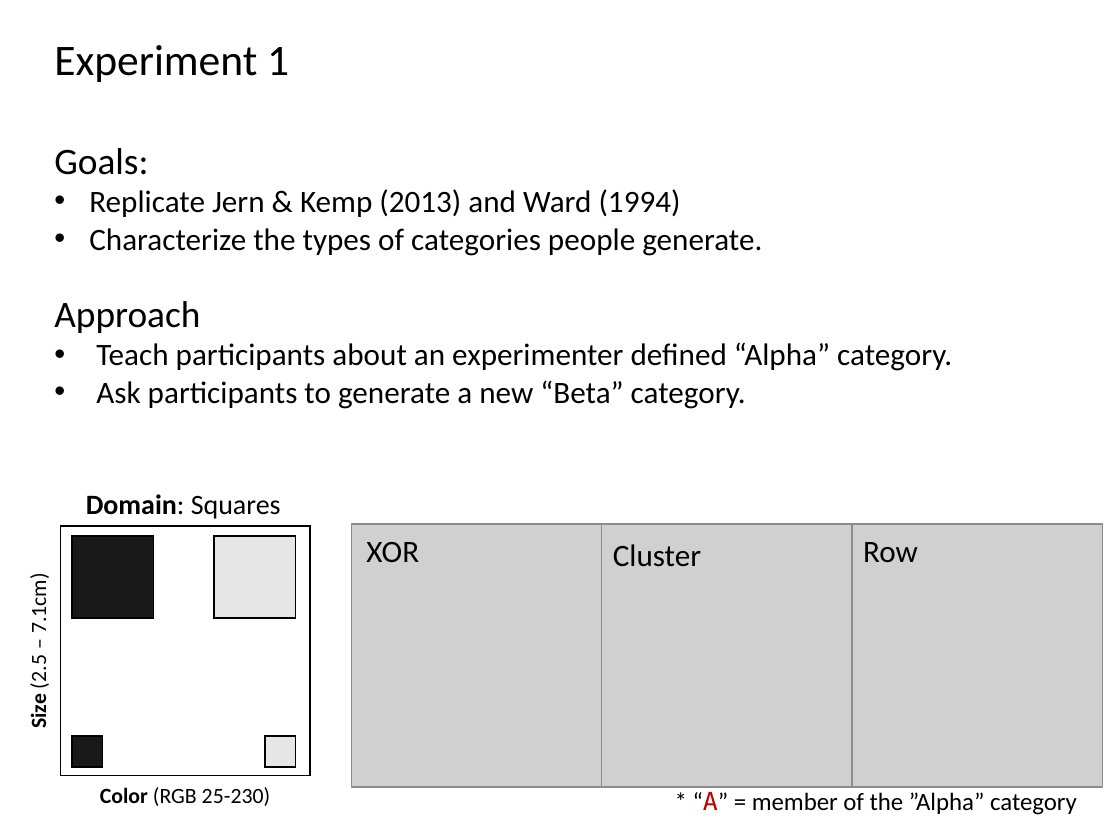
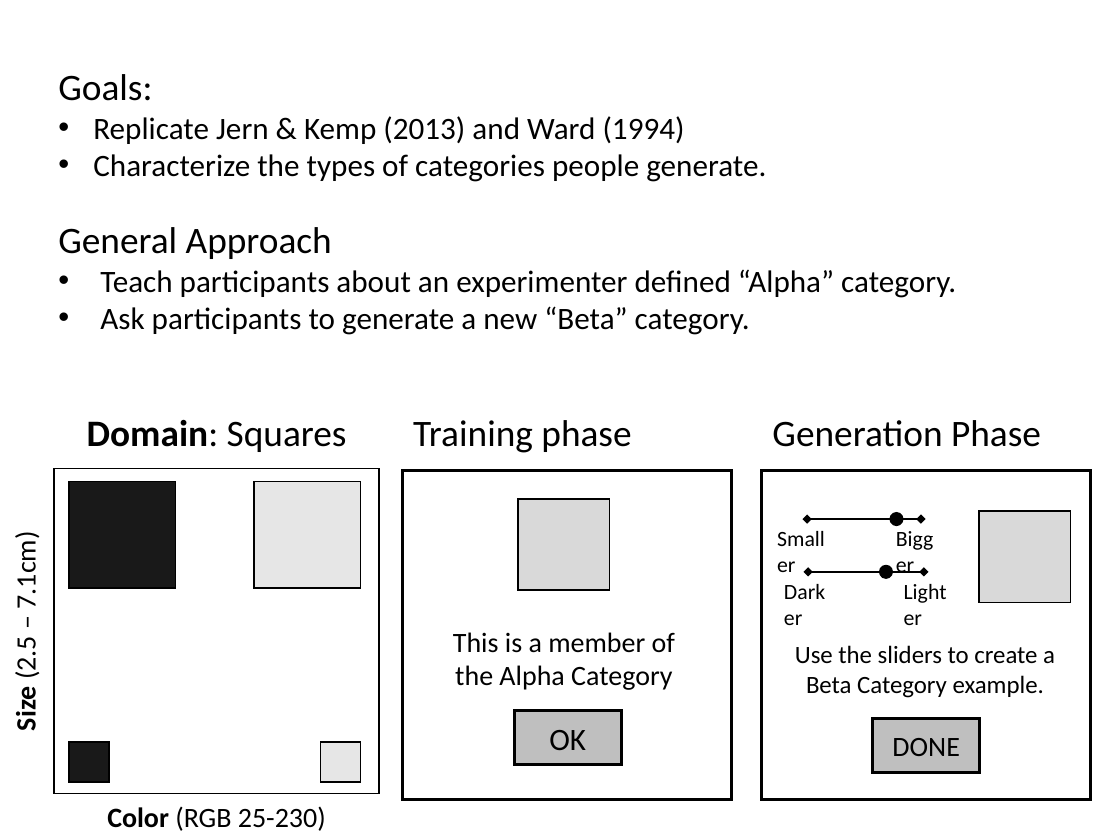
Before and after one commit to AusterweilLab/generating_categories, a slide deck: slide 15 of Presentations/ccn-bbag-march-2-2017.pptx. Drawn at 1120x840 pixels with LibreOffice and Linux fonts; fonts in the diff are those of the drawing; grey boxes stand for pictures. Boxes give left, top, right and bottom in pixels: in the first picture for what was removed or moved away, otherwise in the second. Text is boxed around its words. In the diff, an @@ line names an element or a change of style, - is before the commit and + after.

```diff
--- a/Presentations/ccn-bbag-march-2-2017.pptx
+++ b/Presentations/ccn-bbag-march-2-2017.pptx
@@ text "Goals:": place and size @@
-text "Goals:" at bbox=[54, 45, 952, 409]
+text "Goals:" at bbox=[58, 74, 956, 335]
@@ text at bbox=[54, 45, 289, 82]: paragraph removed @@
-Experiment 1
@@ text at bbox=[58, 227, 332, 259]: text changed @@
-Approach
+General Approach
@@ text "Domain: Squares": place and size @@
-text "Domain: Squares" at bbox=[86, 494, 281, 519]
+text "Domain: Squares" at bbox=[87, 419, 347, 452]
@@ text "Domain: Squares" at bbox=[87, 419, 347, 452]: size 18 to 24 pt @@
@@ text "Size (2.5 – 7.1cm)": place and size @@
-text "Size (2.5 – 7.1cm)" at bbox=[25, 581, 52, 728]
+text "Size (2.5 – 7.1cm)" at bbox=[9, 541, 43, 730]
@@ text "Size (2.5 – 7.1cm)" at bbox=[9, 541, 43, 730]: size 14 to 18 pt @@
@@ rectangle: place and size @@
-rectangle at bbox=[60, 526, 310, 776]
+rectangle at bbox=[54, 468, 379, 793]
@@ rectangle: place and size @@
-rectangle at bbox=[72, 536, 153, 618]
+rectangle at bbox=[69, 482, 176, 588]
@@ rectangle: place and size @@
-rectangle at bbox=[214, 536, 296, 618]
+rectangle at bbox=[254, 482, 361, 588]
@@ group added at bbox=[402, 420, 731, 800]: 3 rectangles, 1 text @@
+OK
+Training phase
@@ group removed at bbox=[352, 524, 1102, 787]: 3 pictures, 3 texts @@
-XOR
-Cluster
-Row
@@ group added at bbox=[762, 420, 1091, 800]: 6 texts, 3 rectangles, 2 double arrows, 2 ellipses @@
+Generation Phase
+Use the sliders to create a Beta Category example.
+DONE
+Smaller
+Bigger
+Darker
+Lighter
@@ text at bbox=[453, 632, 675, 690]: text changed; size 16 to 18 pt @@
-* “A” = member of the ”Alpha” category
+This is a member of the Alpha Category
@@ rectangle: place and size @@
-rectangle at bbox=[72, 736, 102, 766]
+rectangle at bbox=[69, 743, 110, 783]
@@ rectangle: place and size @@
-rectangle at bbox=[264, 736, 295, 766]
+rectangle at bbox=[320, 743, 361, 783]
@@ text "Color (RGB 25-230)" at bbox=[107, 806, 326, 831]: size 14 to 18 pt @@
@@ text "Color (RGB 25-230)": place and size @@
-text "Color (RGB 25-230)" at bbox=[100, 787, 271, 806]
+text "Color (RGB 25-230)" at bbox=[107, 806, 326, 831]
```
Also in this commit, not shown: 9 other slides changed, 5 slides added, 1 slide removed, 3 other files.
